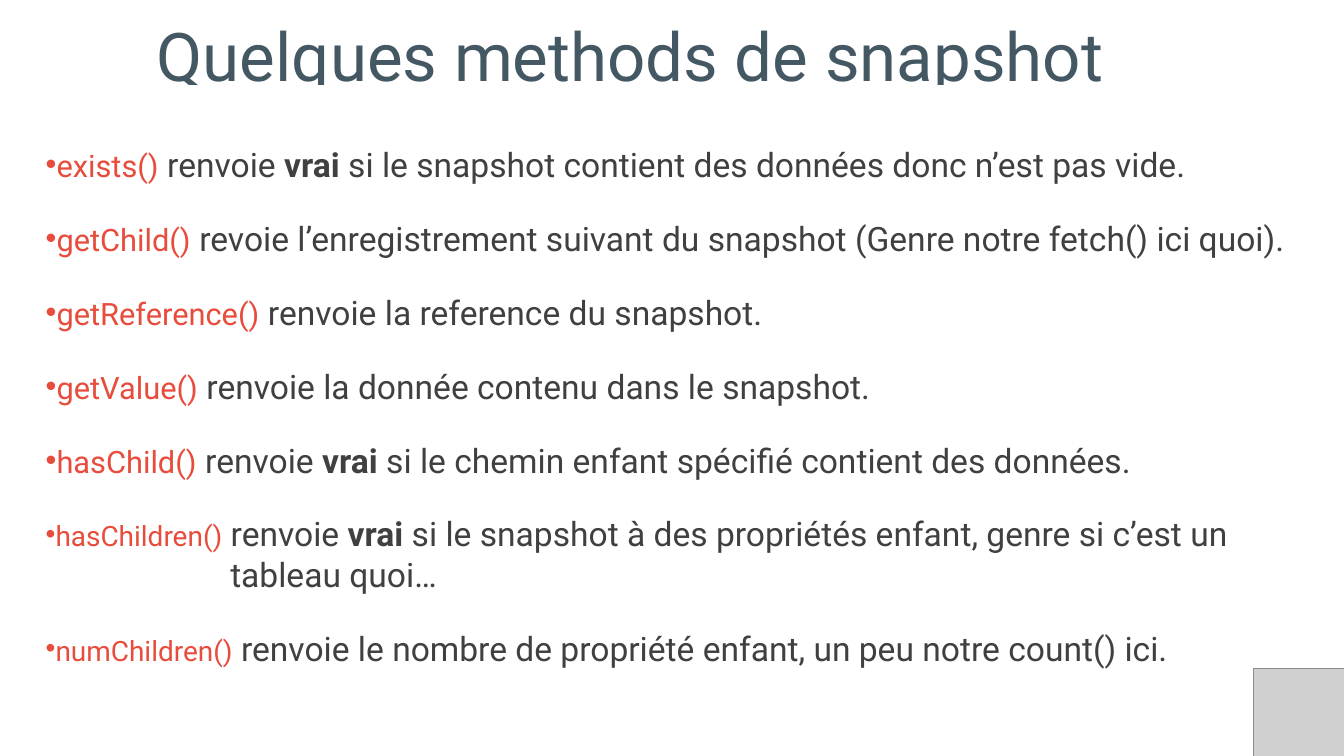
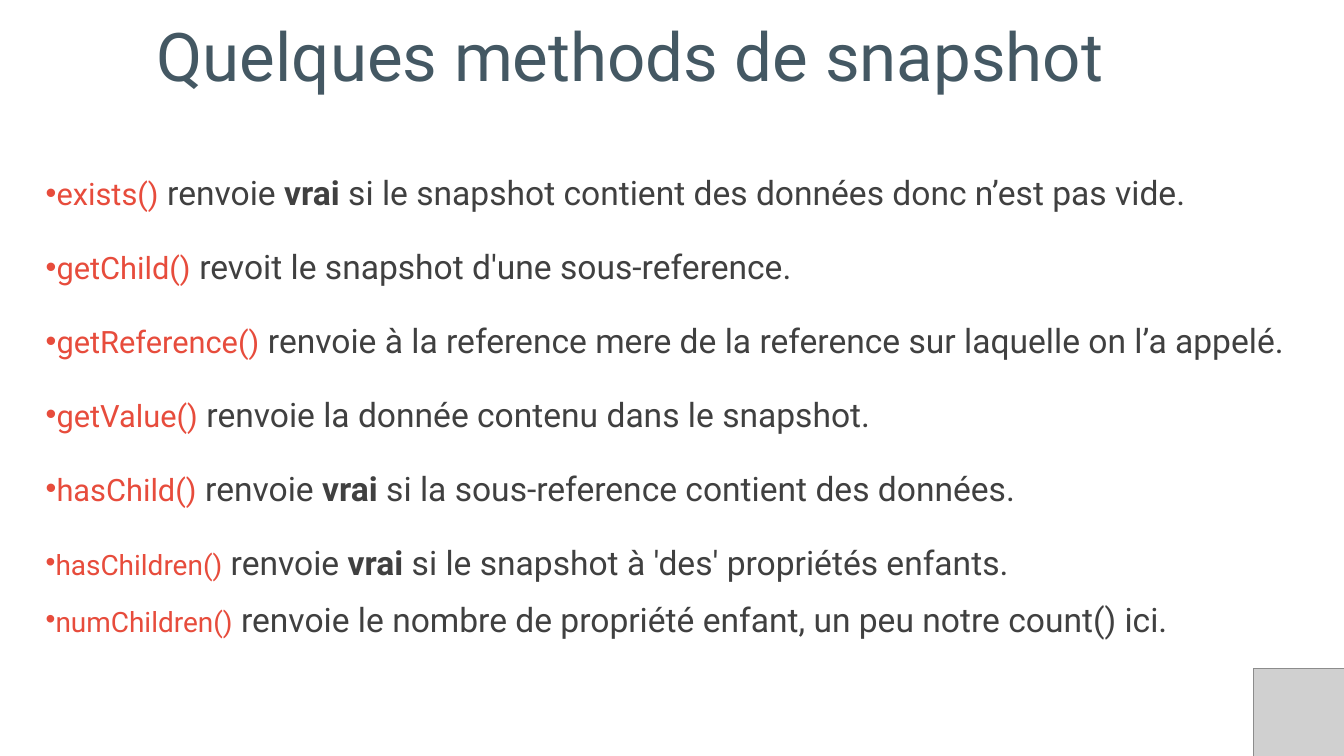
Before and after one commit to marnelfr/firebase-php, a slide deck: slide 25 of GDG DevFest 18 _ Firebase Codelabs.pptx. Drawn at 1344x756 pixels with LibreOffice and Linux fonts; fonts in the diff are those of the drawing; grey boxes stand for pictures. Boxes give left, top, right and bottom in pixels: in the first picture for what was removed or moved away, otherwise in the second. Text is boxed around its words. In the diff, an @@ line names an element or a change of style, - is before the commit and + after.

```diff
--- a/GDG DevFest 18 _ Firebase Codelabs.pptx
+++ b/GDG DevFest 18 _ Firebase Codelabs.pptx
@@ text "exists() renvoie vrai si le ...": place and size @@
-text "exists() renvoie vrai si le ..." at (56, 152, 1284, 669)
+text "exists() renvoie vrai si le ..." at (56, 180, 1284, 640)
@@ text at (57, 253, 1284, 360): text changed @@
-• getChild() revoie l’enregistrement suivant du snapshot (Genre notre fetch() ici quoi).
-• getReference() renvoie la reference du snapshot.
+• getChild() revoit le snapshot d'une sous-reference.
+• getReference() renvoie à la reference mere de la reference sur laquelle on l’a appelé.
@@ text at (56, 475, 1015, 582): text changed @@
-• hasChild() renvoie vrai si le chemin enfant spécifié contient des données.
-• hasChildren() renvoie vrai si le snapshot à des propriétés enfant, genre si c’est un
-tableau quoi…
+• hasChild() renvoie vrai si la sous-reference contient des données.
+• hasChildren() renvoie vrai si le snapshot à 'des' propriétés enfants.
```
Also in this commit, not shown: 1 other slide changed.
